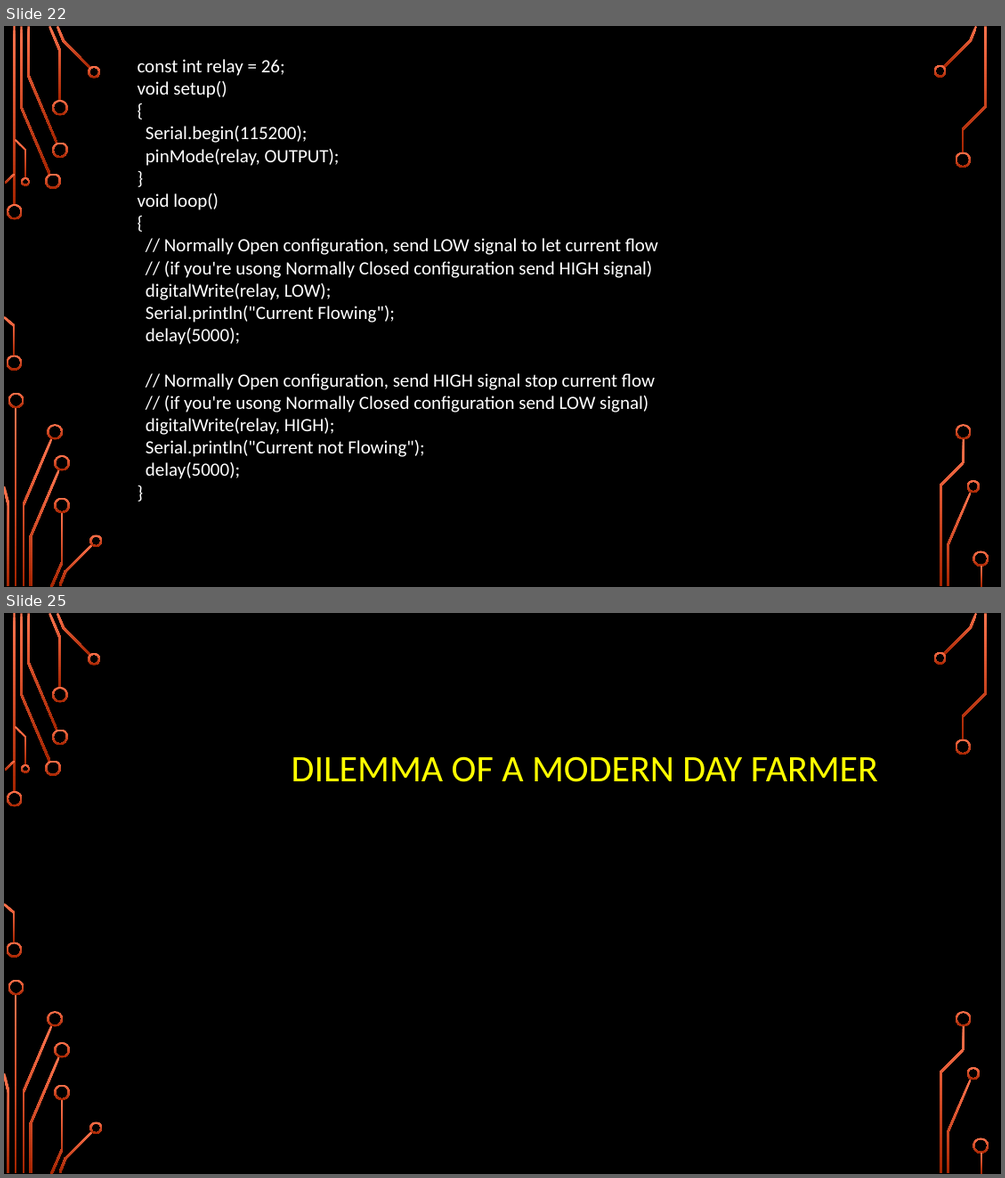
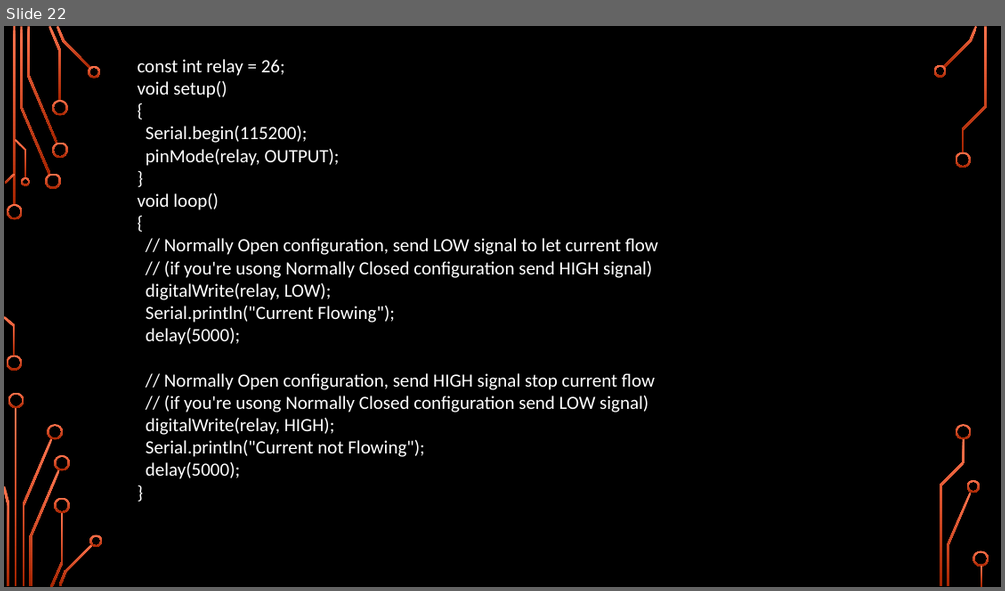
Before and after one commit to girishsukukumar/IoTWorkshop, a slide deck: Module-3.pptx. Shown one above the other, each under a label of ours: slides 22 and 25 before the commit, slide 22 after it; the slides between them are not shown. The pictures are 1005x1178 and 1005x591 pixels, drawn with LibreOffice and Linux fonts; fonts in the diff are those of the drawing; background and template pictures are left out. Boxes give left, top, right and bottom in pixels: in the first picture for what was removed or moved away, otherwise in the second. Text is boxed around its words. In the diff, an @@ line names an element or a change of style, - is before the commit and + after.

```diff
--- a/Module-3.pptx
+++ b/Module-3.pptx
@@ slide 25 removed at [4, 613, 1001, 1174], background picture (left out); not listed: 36 template elements that a slide beside it also shows @@
@@ title removed at [291, 756, 878, 782] @@
-DILEMMA OF A MODERN DAY FARMER
```
Also in this commit, not shown: 1 slide changed, 4 slides added, 3 other slides removed, 1 other file.
